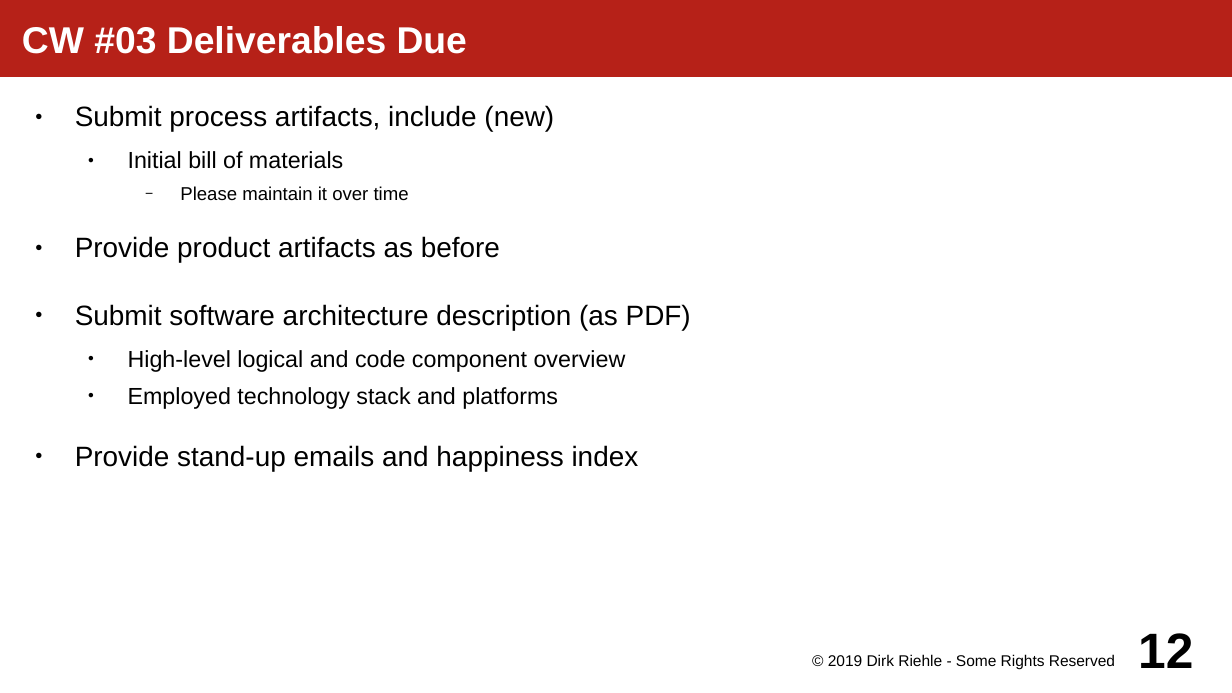
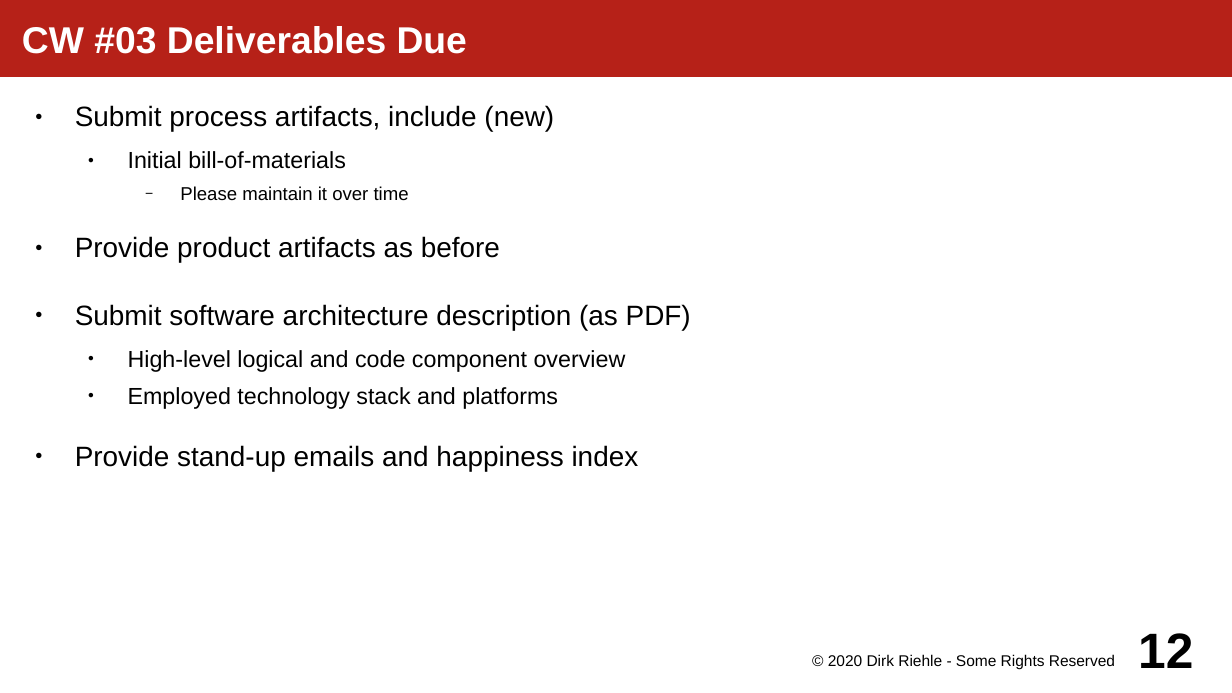
Before and after one commit to dirkriehle/amos-course, a slide deck: slide 12 of Lecture slides/AMOS A02 - Course Schedule.odp. Drawn at 1232x693 pixels with LibreOffice and Linux fonts; fonts in the diff are those of the drawing. Boxes give left, top, right and bottom in pixels: in the first picture for what was removed or moved away, otherwise in the second. Text is boxed around its words. In the diff, an @@ line names an element or a change of style, - is before the commit and + after.

```diff
--- a/Lecture slides/AMOS A02 - Course Schedule.odp
+++ b/Lecture slides/AMOS A02 - Course Schedule.odp
@@ text at bbox=[128, 151, 346, 169]: text changed @@
-  ● Initial bill of materials
+  ● Initial bill-of-materials
@@ text at bbox=[828, 654, 1115, 670]: text changed @@
-© 2019 Dirk Riehle - Some Rights Reserved
+© 2020 Dirk Riehle - Some Rights Reserved
```
Also in this commit, not shown: 23 other slides changed, 1 slide removed, 33 other files.
